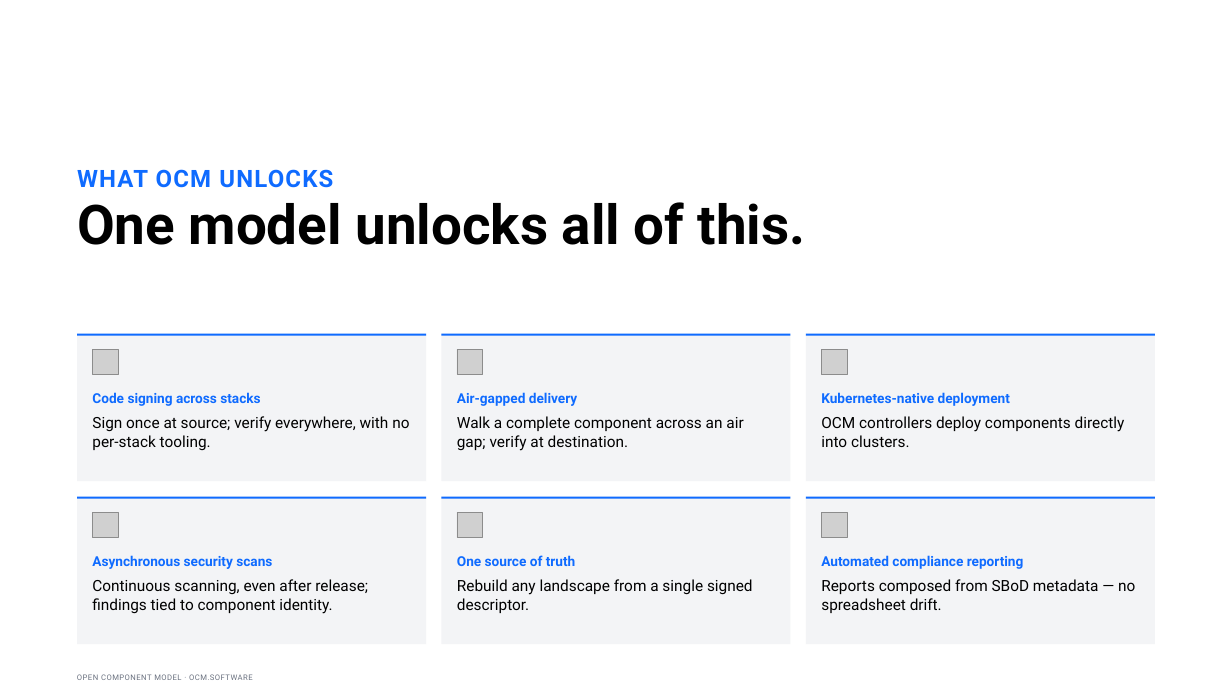
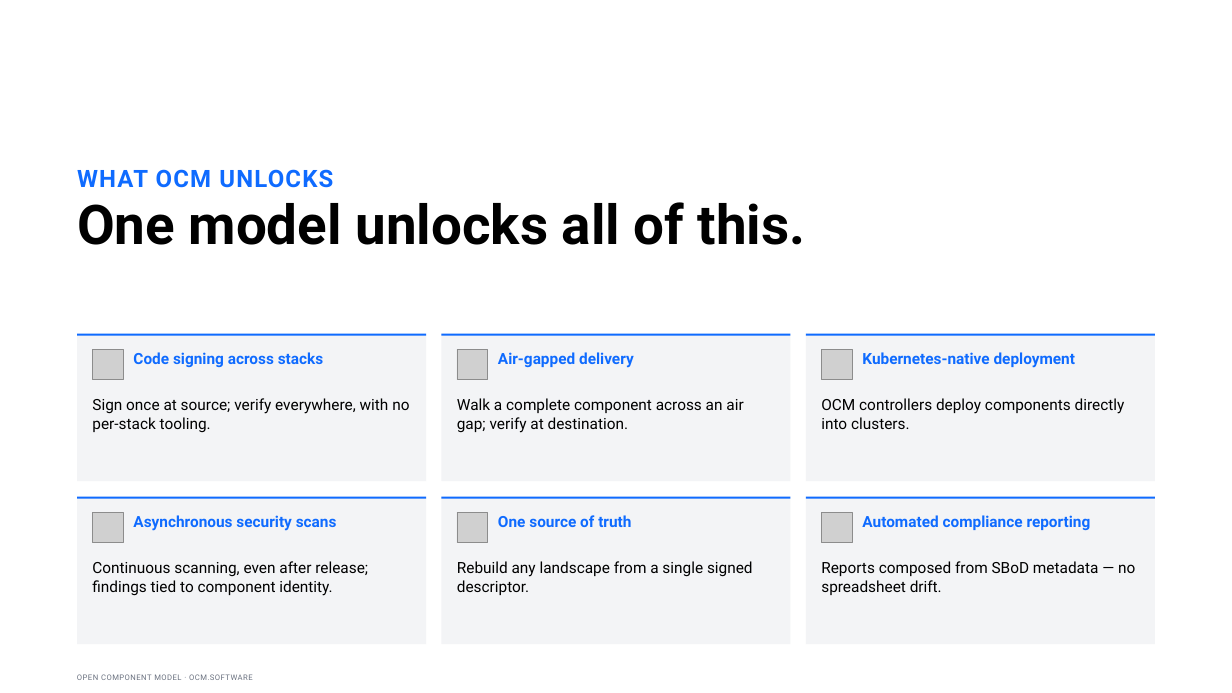
Before and after one commit to morri-son/open-component-model, a slide deck: slide 11 of docs/community/marketing/decks/exec-phase1/OCM-Sovereign-Delivery-Exec.pptx. Drawn at 1232x693 pixels with LibreOffice and Linux fonts; fonts in the diff are those of the drawing; grey boxes stand for pictures. Boxes give left, top, right and bottom in pixels: in the first picture for what was removed or moved away, otherwise in the second. Text is boxed around its words. In the diff, an @@ line names an element or a change of style, - is before the commit and + after.

```diff
--- a/docs/community/marketing/decks/exec-phase1/OCM-Sovereign-Delivery-Exec.pptx
+++ b/docs/community/marketing/decks/exec-phase1/OCM-Sovereign-Delivery-Exec.pptx
@@ picture: place and size @@
-picture at <box>92,349,118,375</box>
+picture at <box>92,349,123,380</box>
@@ text "Code signing across stacks": place and size @@
-text "Code signing across stacks" at <box>92,392,260,406</box>
+text "Code signing across stacks" at <box>133,352,324,367</box>
@@ picture: place and size @@
-picture at <box>457,349,483,375</box>
+picture at <box>457,349,488,380</box>
@@ text "Air-gapped delivery": place and size @@
-text "Air-gapped delivery" at <box>457,392,577,406</box>
+text "Air-gapped delivery" at <box>498,352,634,368</box>
@@ picture: place and size @@
-picture at <box>821,349,847,375</box>
+picture at <box>821,349,852,380</box>
@@ text "Kubernetes-native deployment": place and size @@
-text "Kubernetes-native deployment" at <box>821,392,1010,406</box>
+text "Kubernetes-native deployment" at <box>862,352,1075,368</box>
@@ text "Sign once at source; verify ...": place and size @@
-text "Sign once at source; verify ..." at <box>92,416,409,450</box>
+text "Sign once at source; verify ..." at <box>92,398,409,432</box>
@@ text "Walk a complete component across ...": place and size @@
-text "Walk a complete component across ..." at <box>457,416,743,451</box>
+text "Walk a complete component across ..." at <box>457,398,743,433</box>
@@ text "OCM controllers deploy components directly ...": place and size @@
-text "OCM controllers deploy components directly ..." at <box>821,416,1125,447</box>
+text "OCM controllers deploy components directly ..." at <box>821,398,1125,429</box>
@@ picture: place and size @@
-picture at <box>92,512,118,538</box>
+picture at <box>92,512,123,543</box>
@@ text "Asynchronous security scans": place and size @@
-text "Asynchronous security scans" at <box>92,555,272,569</box>
+text "Asynchronous security scans" at <box>133,515,337,531</box>
@@ picture: place and size @@
-picture at <box>457,512,483,538</box>
+picture at <box>457,512,488,543</box>
@@ text "One source of truth": place and size @@
-text "One source of truth" at <box>457,555,576,566</box>
+text "One source of truth" at <box>498,515,631,527</box>
@@ picture: place and size @@
-picture at <box>821,512,847,538</box>
+picture at <box>821,512,852,543</box>
@@ size 16 to 18 pt in 6 elements at <box>498,352,634,368</box>, <box>133,352,324,367</box>, <box>862,352,1075,368</box>, <box>498,515,631,527</box>, <box>133,515,337,531</box>, <box>862,515,1091,530</box> @@
@@ text "Automated compliance reporting": place and size @@
-text "Automated compliance reporting" at <box>821,555,1024,569</box>
+text "Automated compliance reporting" at <box>862,515,1091,530</box>
@@ text "Continuous scanning, even after release; ...": place and size @@
-text "Continuous scanning, even after release; ..." at <box>92,579,368,614</box>
+text "Continuous scanning, even after release; ..." at <box>92,561,368,596</box>
@@ text "Rebuild any landscape from a ...": place and size @@
-text "Rebuild any landscape from a ..." at <box>457,579,753,613</box>
+text "Rebuild any landscape from a ..." at <box>457,561,753,595</box>
@@ text "Reports composed from SBoD metadata ...": place and size @@
-text "Reports composed from SBoD metadata ..." at <box>821,579,1135,613</box>
+text "Reports composed from SBoD metadata ..." at <box>821,561,1135,595</box>
```
Also in this commit, not shown: 1 other slide changed, 1 slide added, 9 other files.
